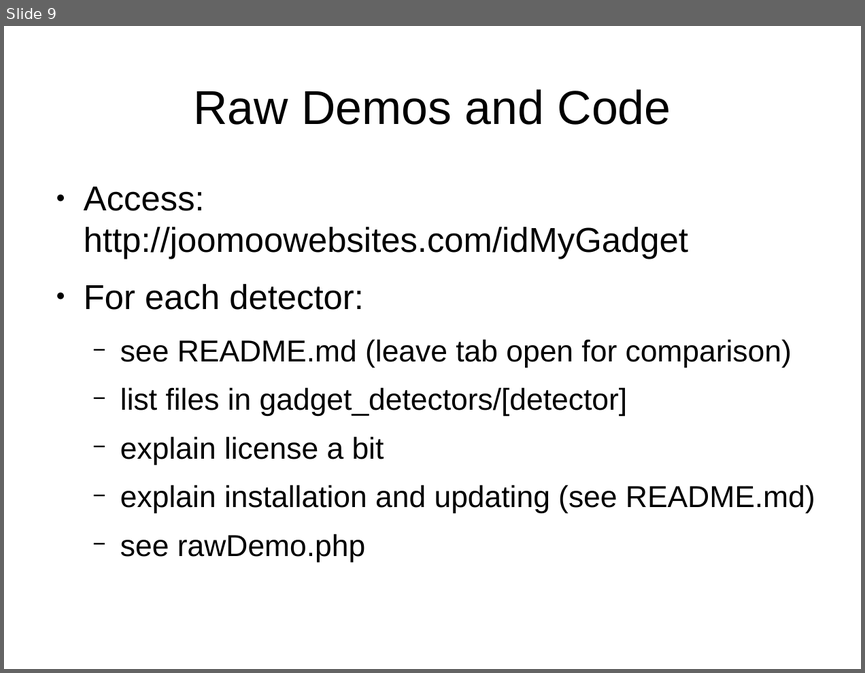
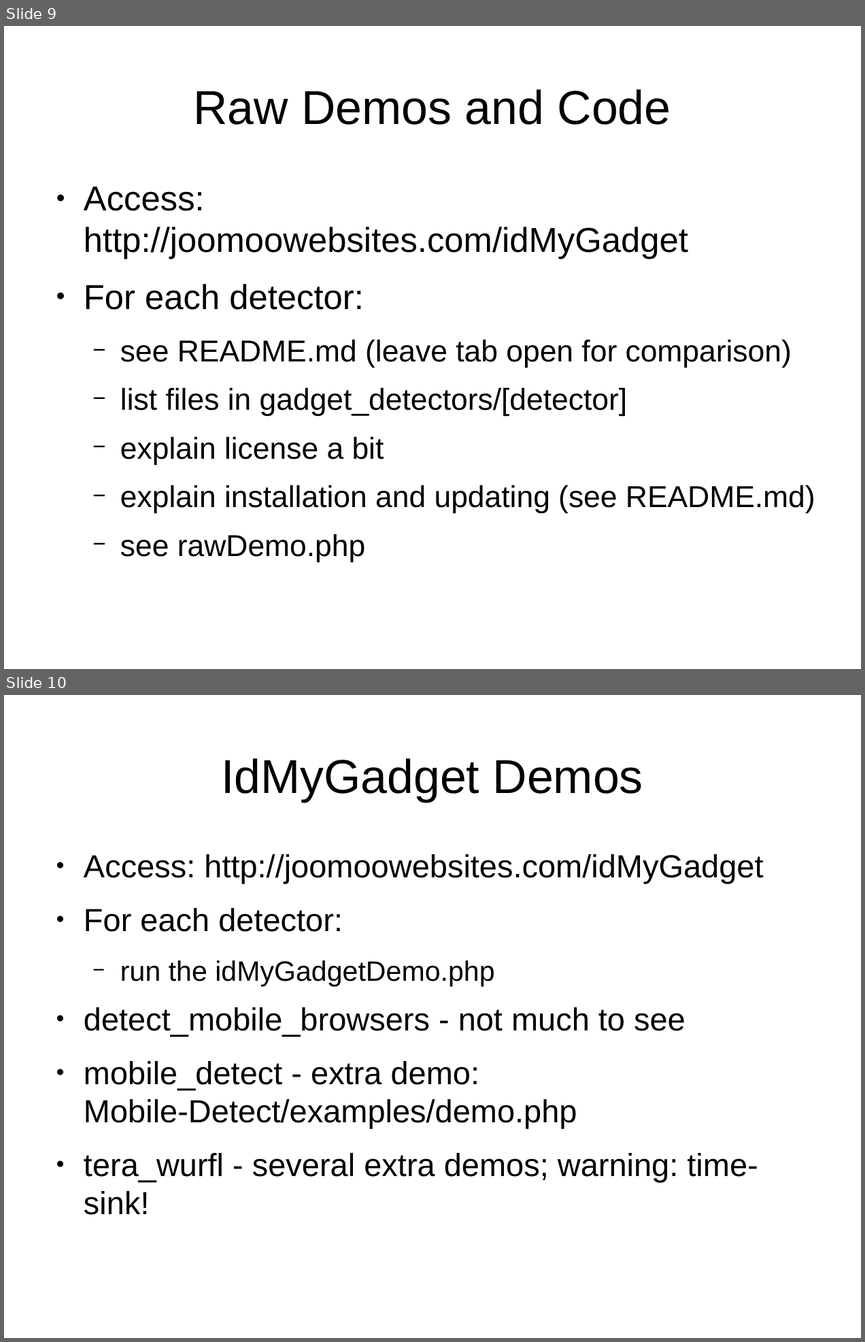
Before and after one commit to tomwhartung/jmws_accoutrements, a slide deck: presentations/2015_08-FRPUG/Device_Detection_PHP.odp. Shown one above the other, each under a label of ours: slide 9 before the commit, slides 9 and 10 after it. The pictures are 865x673 and 865x1342 pixels, drawn with LibreOffice and Linux fonts; fonts in the diff are those of the drawing. Boxes give left, top, right and bottom in pixels: in the first picture for what was removed or moved away, otherwise in the second. Text is boxed around its words. In the diff, an @@ line names an element or a change of style, - is before the commit and + after.

```diff
--- a/presentations/2015_08-FRPUG/Device_Detection_PHP.odp
+++ b/presentations/2015_08-FRPUG/Device_Detection_PHP.odp
@@ slide 10 added at [4,695,861,1338], background #FFFFFF @@
@@ title added at [221,758,643,802], 44 pt, text #000000 @@
+IdMyGadget Demos
@@ text added at [84,854,763,1215], 29.6 pt, text #000000 @@
+● Access: http://joomoowebsites.com/idMyGadget
+● For each detector:
+  − run the idMyGadgetDemo.php
+● detect_mobile_browsers - not much to see
+● mobile_detect - extra demo:
+  Mobile-Detect/examples/demo.php
+● tera_wurfl - several extra demos; warning: time-sink!
```
Also in this commit, not shown: 1 other slide added, 1 slide removed.
